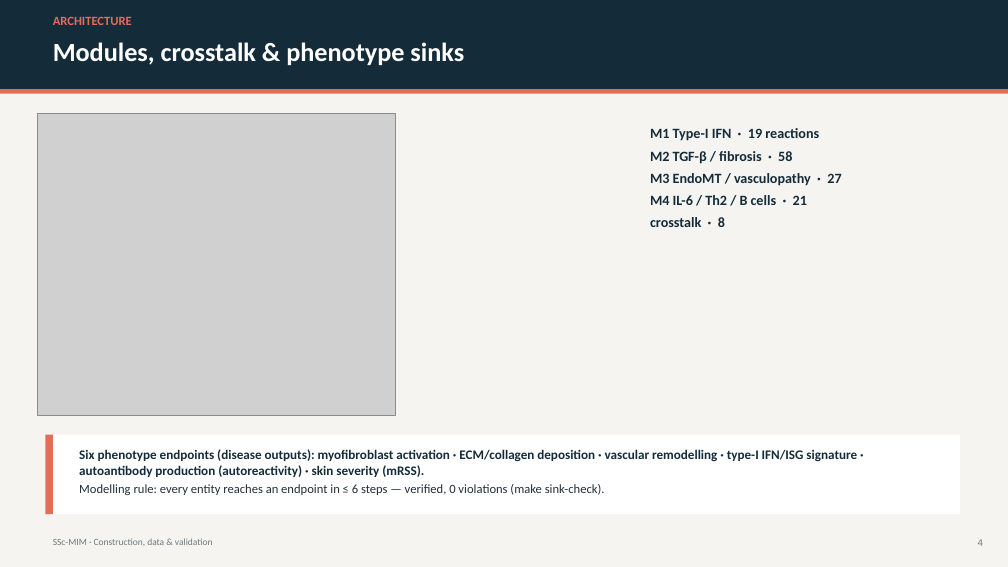
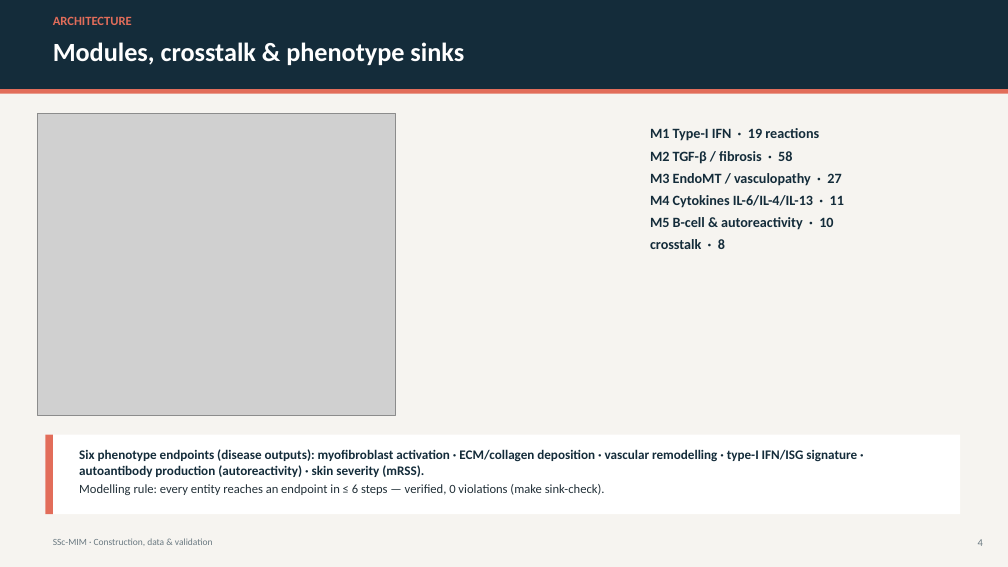
Before and after one commit to Nurtal/IDT_SSc_map, a slide deck: slide 4 of docs/SSc_MIM_construction_deck.pptx. Drawn at 1008x567 pixels with LibreOffice and Linux fonts; fonts in the diff are those of the drawing; grey boxes stand for pictures. Boxes give left, top, right and bottom in pixels: in the first picture for what was removed or moved away, otherwise in the second. Text is boxed around its words. In the diff, an @@ line names an element or a change of style, - is before the commit and + after.

```diff
--- a/docs/SSc_MIM_construction_deck.pptx
+++ b/docs/SSc_MIM_construction_deck.pptx
@@ text at [650, 195, 844, 230]: text changed @@
-M4 IL-6 / Th2 / B cells · 21
+M4 Cytokines IL-6/IL-4/IL-13 · 11
+M5 B-cell & autoreactivity · 10
```
Also in this commit, not shown: 1 other slide changed, 13 other files.
